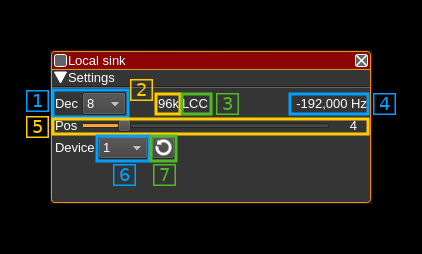
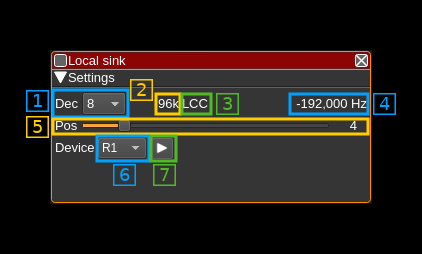
Layer changes from the first w=422, h=254 image to the second:
added layer "Pasted Layer" above "2019-05-02-095128_363x627_scrot.png" over [98, 137, 175, 160]
